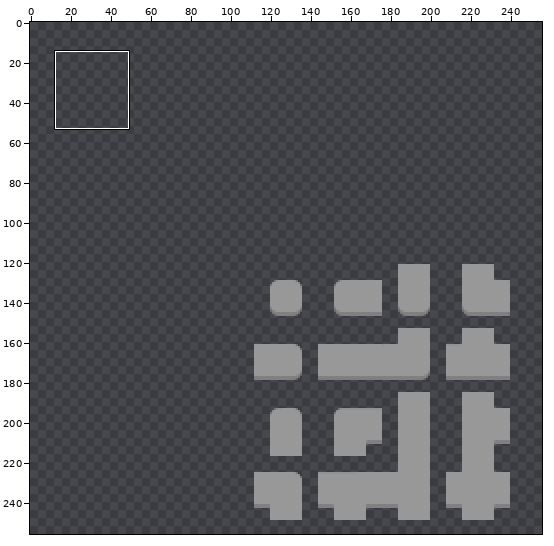
File history of a sprite sheet, assets/street.png. Above: a wide view before the commit, with the close-up outlined.
Close-up. The starting point:
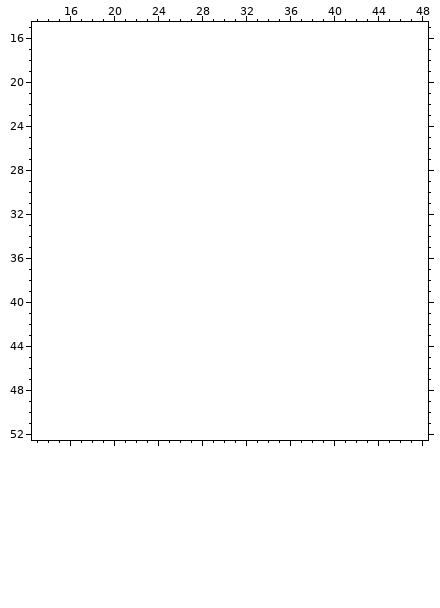
The file is 128x128 pixels. Pixels under 10% opacity are left out. Colours within 5 levels of each other are drawn and written as one. Shown: x 13..48, y 15..52. The old version is drawn lined up with the new one, on the new canvas. The commit also changed other parts of the picture, which this record leaves out.
Palette (. is transparent): 
After:
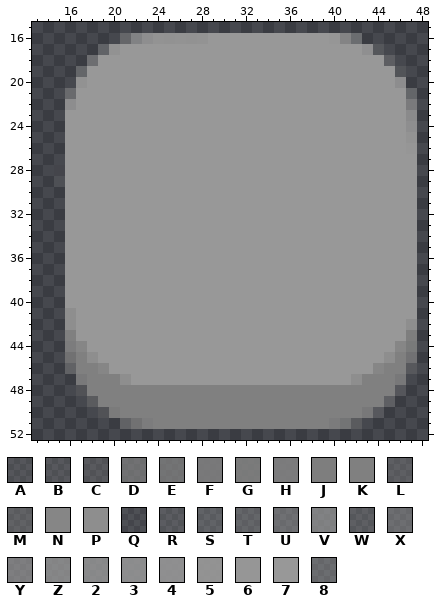
Colours new in this view: A #80808042  B #8080804a  C #80808052  D #808080bb  E #808080c7  F #808080e1  G #808080e7  H #808080ee  J #808080f6  K #808080  L #81818169  M #81818173  N #868686  P #8e8e8e  Q #9292921c  R #97979742  S #97979756  T #97979760  U #97979782  V #979797bb  W #9898984a  X #98989879  Y #989898ad  Z #989898c8  2 #989898d2  3 #989898dd  4 #989898e3  5 #989898ee  6 #989898f9  7 #989898  8 #99999973
The edit:
canvas 128x128 -> 256x256, the old top-left corner now at 112,121
y 16: x 21..42 ...................... -> 8V455555777777777776Z8
y 17: x 19..44 .......................... -> S577777777777777777777774W
y 18: x 18..45 ............................ -> X77777777777777777777777777T
y 19: x 17..46 .............................. -> T7777777777777777777777777777R
y 20: x 17..46 .............................. -> 577777777777777777777777777773
y 21: x 16..47 ................................ -> U777777777777777777777777777777T
y 22: x 16..47 ................................ -> 3777777777777777777777777777777Y
y 23: x 16..47 ................................ -> 77777777777777777777777777777772
y 24: x 16..47 ................................ -> 77777777777777777777777777777774
y 25: x 16..47 ................................ -> 77777777777777777777777777777775
y 26: x 16..47 ................................ -> 77777777777777777777777777777776
y 27: x 16..47 ................................ -> 77777777777777777777777777777777
y 28..29: x 15..47 ................................. -> Q77777777777777777777777777777777
y 30..40: x 16..47 ................................ -> 77777777777777777777777777777777
y 41: x 16..47 ................................ -> P7777777777777777777777777777777
y 42: x 16..47 ................................ -> P777777777777777777777777777777P
y 43: x 16..47 ................................ -> K777777777777777777777777777777J
y 44: x 16..47 ................................ -> HN7777777777777777777777777777NG
y 45: x 16..47 ................................ -> EKP77777777777777777777777777PKD
y 46: x 16..47 ................................ -> MKKN777777777777777777777777NKKL
y 47: x 17..46 .............................. -> FKKKP77777777777777777777PKKKF
y 48: x 17..46 .............................. -> CKKKKKKKKKKKKKKKKKKKKKKKKKKKKA
y 49: x 18..45 ............................ -> MKKKKKKKKKKKKKKKKKKKKKKKKKKL
y 50: x 19..44 .......................... -> CGKKKKKKKKKKKKKKKKKKKKKKFB
y 51: x 21..42 ...................... -> MEHKKKKKKKKKKKKKKKKHEM
Where, in picture pixels (left, top, right, bottom), the same in both close-ups:
added: (54, 33, 417, 429)
